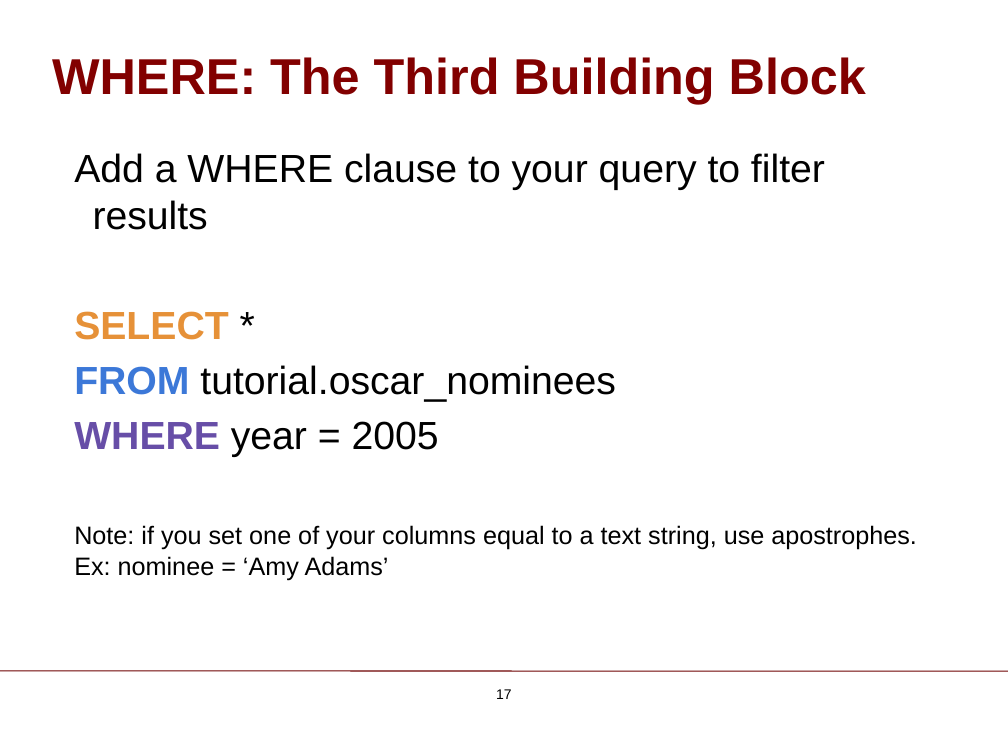
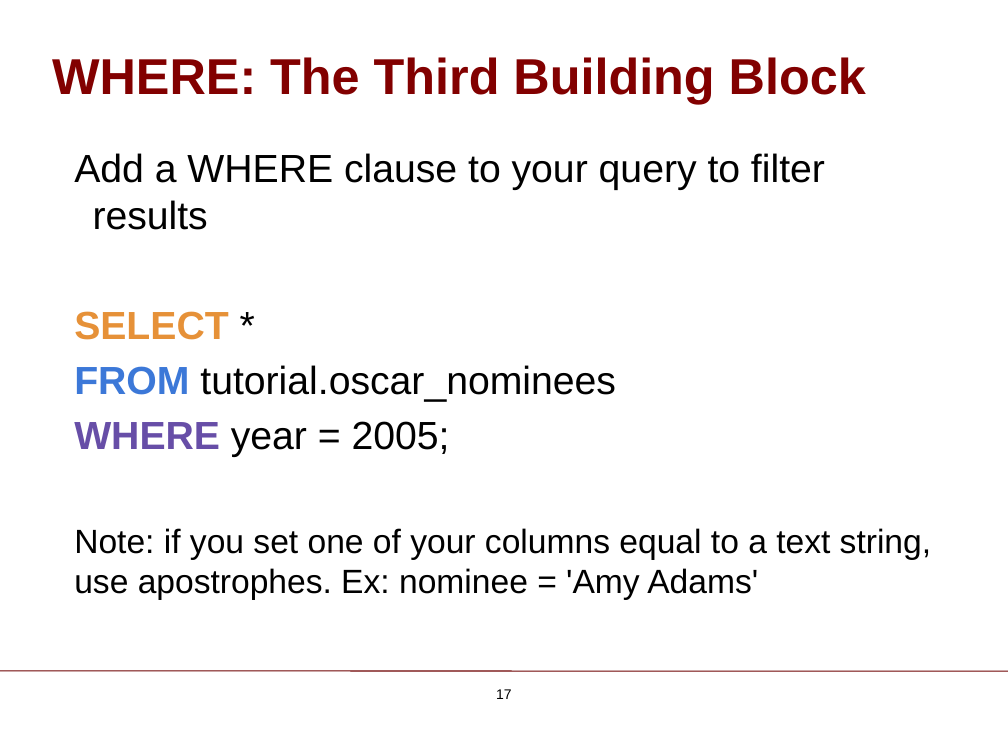
Before and after one commit to ChicagoBoothAnalytics/site, a slide deck: slide 17 of zzz MEDIA/SQL Basics.pptx. Drawn at 1008x756 pixels with LibreOffice and Linux fonts; fonts in the diff are those of the drawing; background and template pictures are left out. Boxes give left, top, right and bottom in pixels: in the first picture for what was removed or moved away, otherwise in the second. Text is boxed around its words. In the diff, an @@ line names an element or a change of style, - is before the commit and + after.

```diff
--- a/zzz MEDIA/SQL Basics.pptx
+++ b/zzz MEDIA/SQL Basics.pptx
@@ text at bbox=[74, 421, 931, 600]: text changed; size 18 to 24 pt @@
-WHERE year = 2005
-Note: if you set one of your columns equal to a text string, use apostrophes. Ex: nominee = ‘Amy Adams’
+WHERE year = 2005;
+Note: if you set one of your columns equal to a text string, use apostrophes. Ex: nominee = 'Amy Adams'
```
Also in this commit, not shown: 43 other slides changed, 1 other file.
